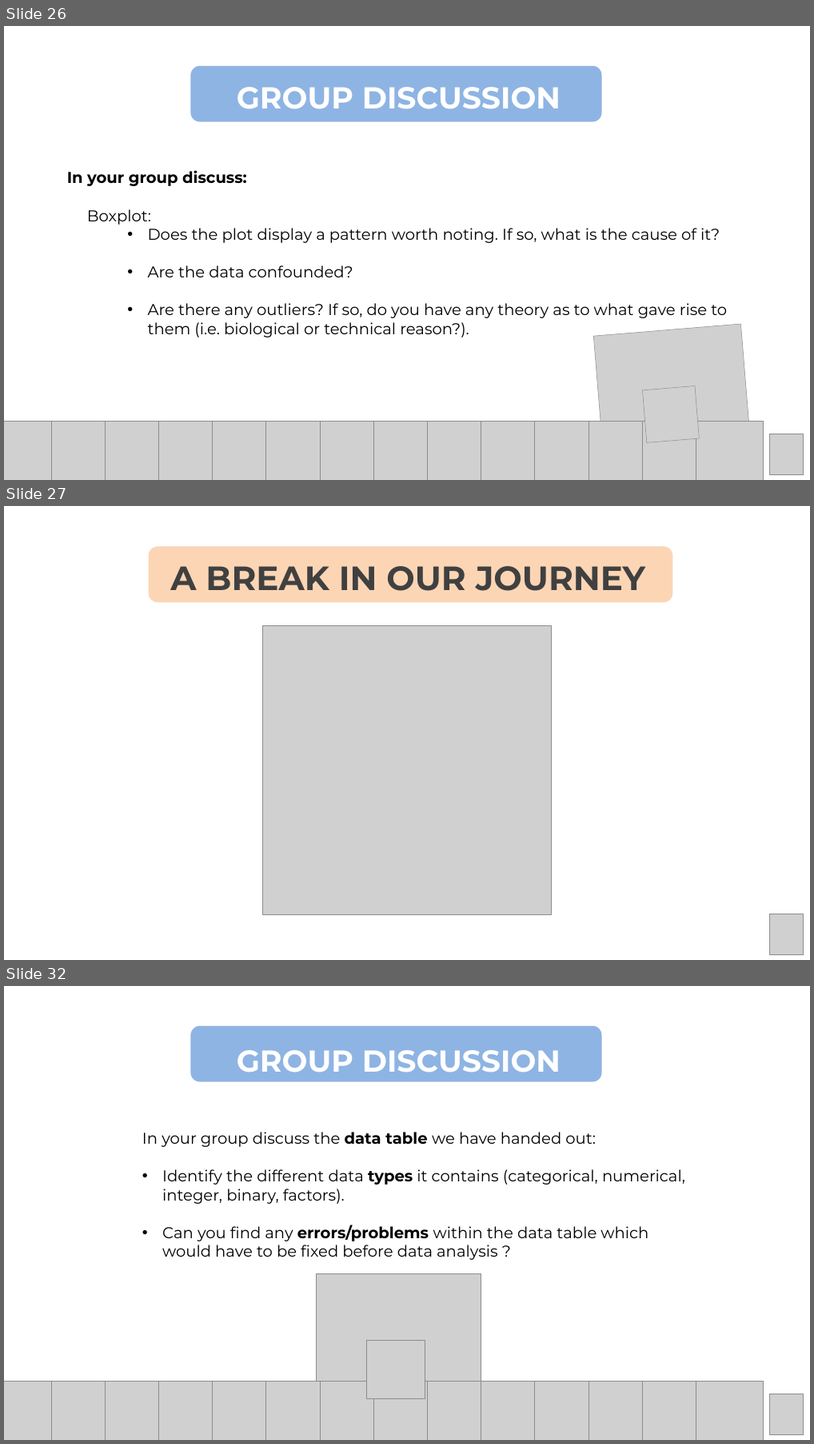
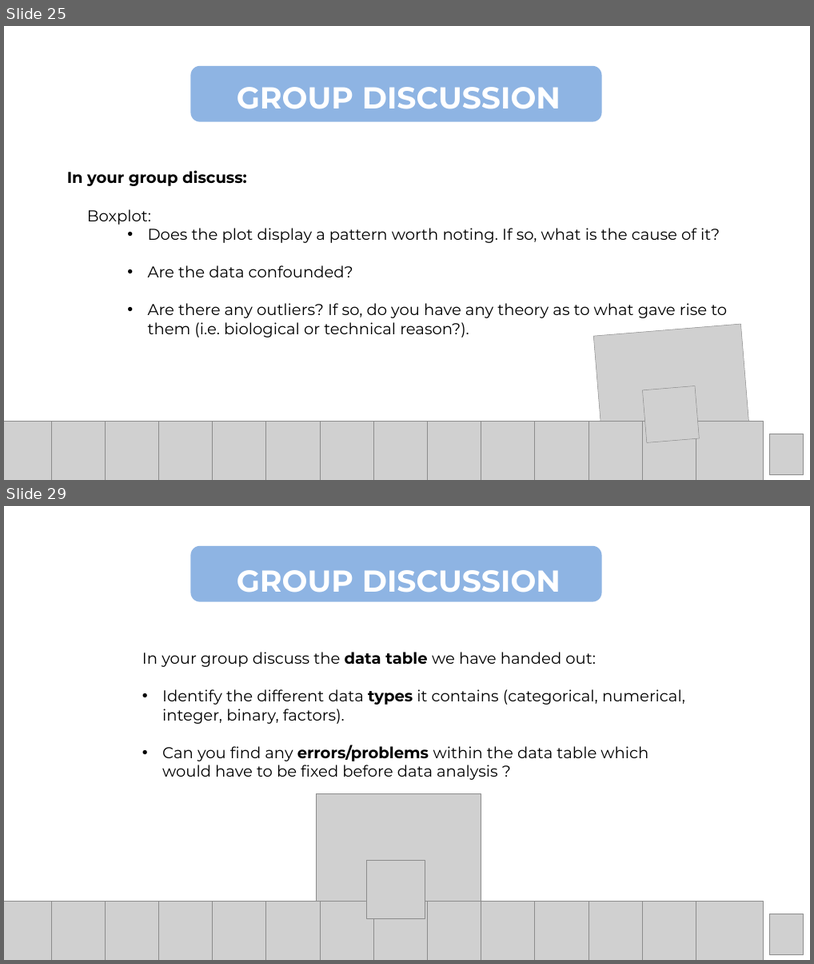
Before and after one commit to Center-for-Health-Data-Science/Foundations-of-Health-Data-Science, a slide deck: Slides/FHDS_Exploratory_Data_Analysis_Part2.pptx. Shown one above the other, each under a label of ours: slides 26, 27 and 32 before the commit, slides 25 and 29 after it; the slides between them are not shown. The pictures are 814x1444 and 814x964 pixels, drawn with LibreOffice and Linux fonts; fonts in the diff are those of the drawing; grey boxes stand for pictures. Boxes give left, top, right and bottom in pixels: in the first picture for what was removed or moved away, otherwise in the second. Text is boxed around its words. In the diff, an @@ line names an element or a change of style, - is before the commit and + after.

```diff
--- a/Slides/FHDS_Exploratory_Data_Analysis_Part2.pptx
+++ b/Slides/FHDS_Exploratory_Data_Analysis_Part2.pptx
@@ slide 27 removed at [4,506,810,960], background #FFFFFF @@
@@ rounded rectangle removed at [148,546,673,602] @@
@@ text removed at [170,566,646,591] @@
-A BREAK IN OUR JOURNEY
@@ picture removed at [263,625,552,915] @@
@@ picture removed at [770,914,803,954] @@
@@ what was slide 26 is now slide 25 @@
@@ what was slide 32 is now slide 29 @@
```
Also in this commit, not shown: 6 slides changed, 2 other slides removed.
